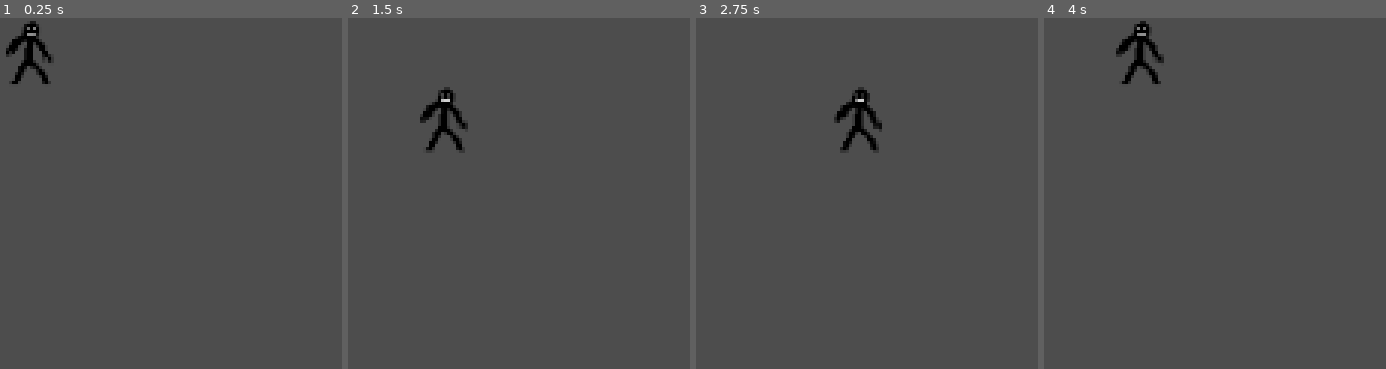
Above: before the commit, frames 1-4 (left to right).
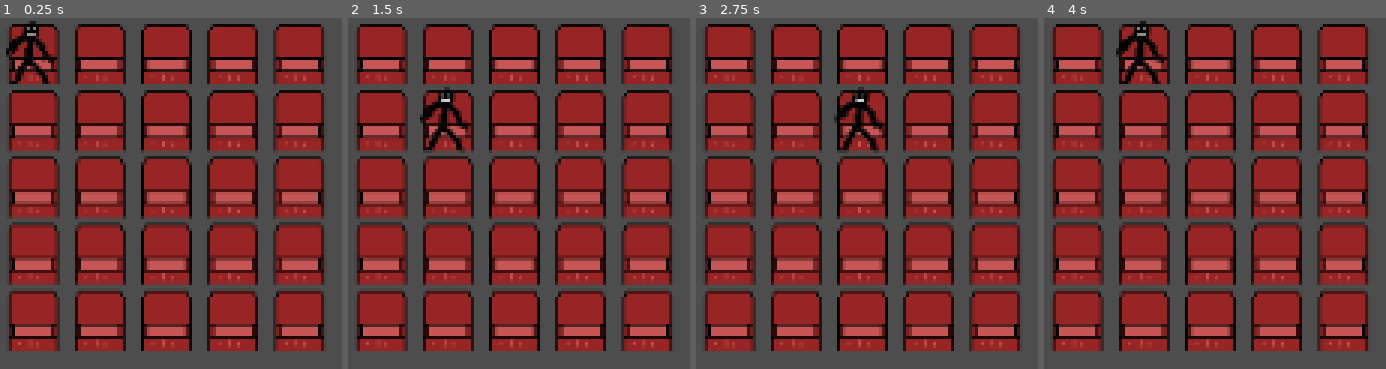
Above: after the commit, the same moments.

Repository: dtuukkanen/FinnishGameJam2024
Game: Godot game, scene res://node_2d.tscn
The game is run twice, just before and just after one commit, with the same random seed, the same clock (stepped at 60 frames per second) and the same inputs.
Inputs:
- Up to frame 1 (0.25 s): no input
- Up to frame 2 (1.5 s): tap Enter at 0.5 s; hold Right (ui_right) 0.53-1.28 s; tap Space at 1.25 s; hold Down (ui_down) from 1.28 s (still down)
- Up to frame 3 (2.75 s): tap Enter at 2 s; release Down (ui_down) at 2.03 s; hold Right (ui_right) from 2.03 s (still down)
- Up to frame 4 (4 s): tap Space at 2.75 s; release Right (ui_right) at 2.78 s; hold Up (ui_up) 2.78-3.53 s; tap Enter at 3.5 s; hold Left (ui_left) from 3.53 s (still down)

The runs differ from the first frame. In frame 1, 63% of the frame differs, in the area x 2-95%, y 1-95%; in frame 2, 63%; in frame 3, 63%; in frame 4, 63%.

Commit message:
Table built

Diff:
--- /dev/null
+++ b/node_2d.gd
@@ -0,0 +1,17 @@
+extends Node2D
+
+var matrix_size = 5  # Your desired matrix size
+
+func _ready():
+	for i in range(matrix_size):
+		for j in range(matrix_size):
+			var chair = Sprite2D.new()
+			chair.texture = preload("res://Assets/chair.png")
+			var width = chair.texture.get_width()
+			var height = chair.texture.get_height()
+			chair.position = Vector2(i * width + width / 2, j * height + height / 2)
+			add_child(chair)
+
+# Called every frame. 'delta' is the elapsed time since the previous frame.
+func _process(delta):
+	pass
--- a/node_2d.tscn
+++ b/node_2d.tscn
@@ -1,6 +1,7 @@
-[gd_scene load_steps=3 format=3 uid="uid://c8g06xf7pskkg"]
+[gd_scene load_steps=4 format=3 uid="uid://c8g06xf7pskkg"]
 
 [ext_resource type="Texture2D" uid="uid://dvjjbpmnh1asn" path="res://Assets/student.png" id="1_5xwvy"]
+[ext_resource type="Script" path="res://node_2d.gd" id="1_k00io"]
 [ext_resource type="Script" path="res://Student.gd" id="2_wgeru"]
 
 [node name="Node2D" type="Node2D"]
@@ -10,3 +11,7 @@
 texture = ExtResource("1_5xwvy")
 centered = false
 script = ExtResource("2_wgeru")
+
+[node name="Chairs" type="Sprite2D" parent="."]
+centered = false
+script = ExtResource("1_k00io")
